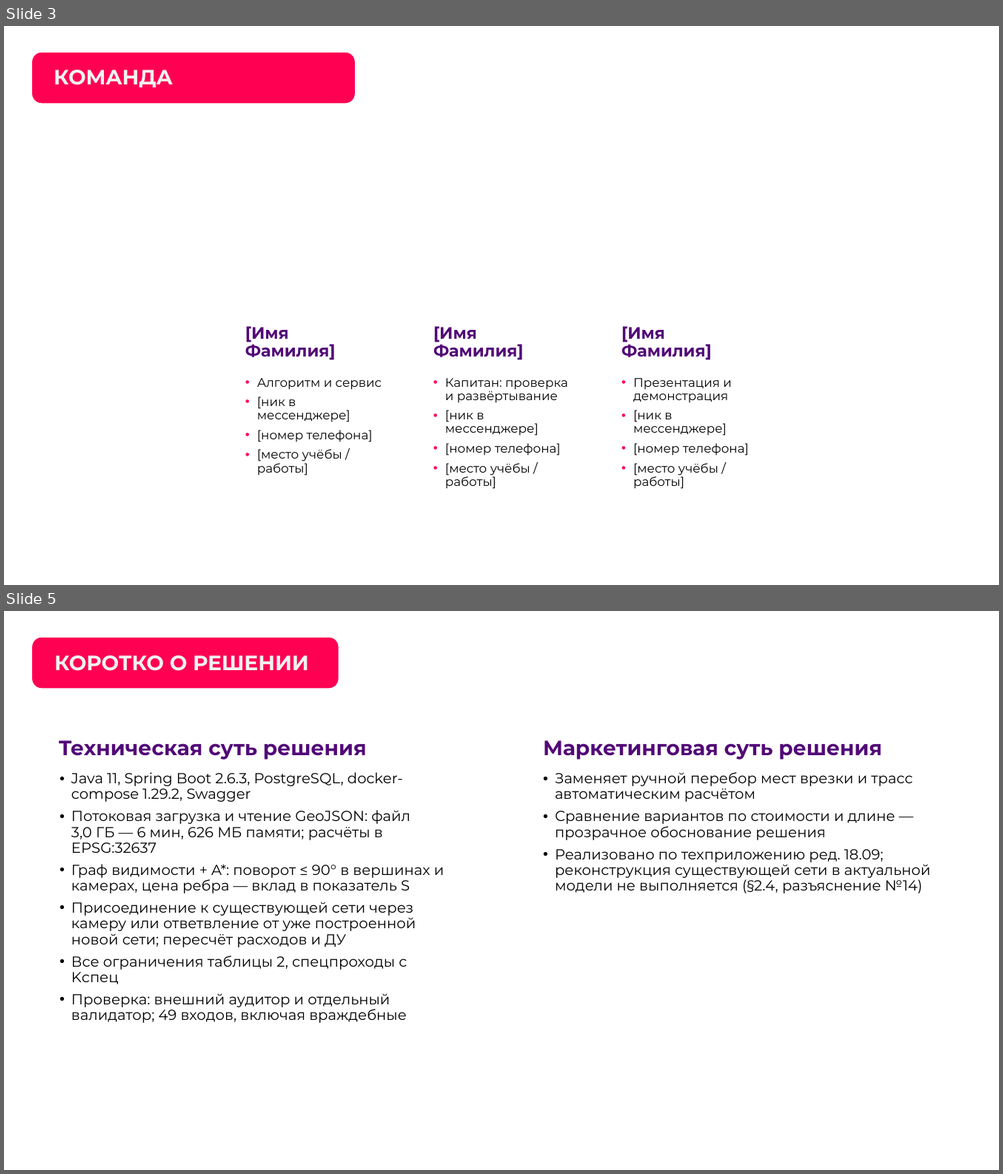
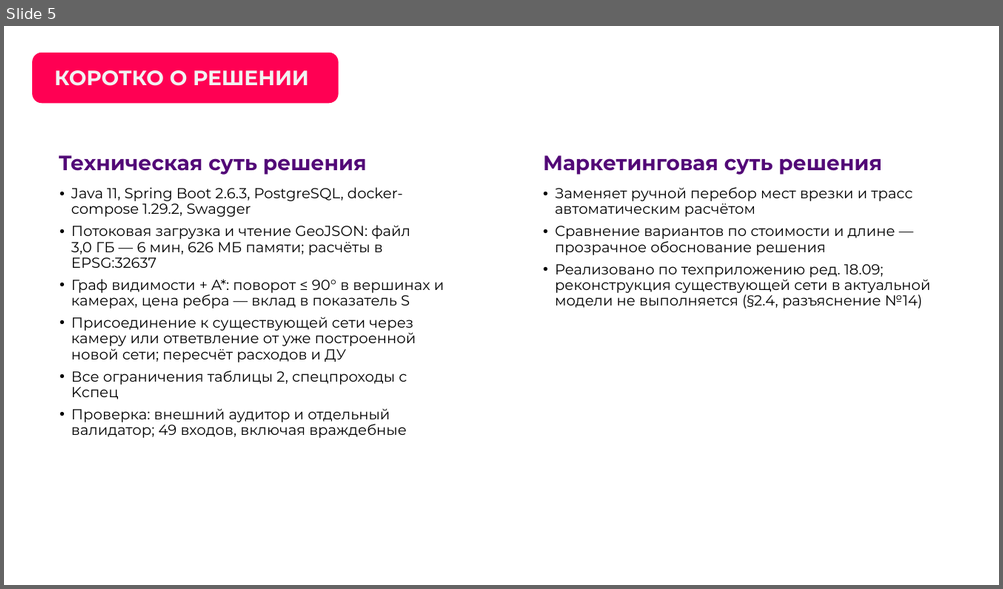
Before and after one commit to Wpresser/LCT-Elades-Heatnet, a slide deck: presentation/LCT_Task2_final_presentation.pptx. Shown one above the other, each under a label of ours: slides 3 and 5 before the commit, slide 5 after it; the slides between them are not shown. The pictures are 1003x1174 and 1003x589 pixels, drawn with LibreOffice and Linux fonts; fonts in the diff are those of the drawing; background and template pictures are left out. Boxes give left, top, right and bottom in pixels: in the first picture for what was removed or moved away, otherwise in the second. Text is boxed around its words. In the diff, an @@ line names an element or a change of style, - is before the commit and + after.

```diff
--- a/presentation/LCT_Task2_final_presentation.pptx
+++ b/presentation/LCT_Task2_final_presentation.pptx
@@ slide 3 removed at (4,26,999,585), background picture (left out) @@
@@ rounded rectangle removed at (32,52,355,103) @@
@@ title removed at (54,70,173,87) @@
-КОМАНДА
@@ rounded rectangle removed at (223,150,402,545) @@
@@ rounded rectangle removed at (600,150,780,545) @@
@@ text removed at (245,326,336,360) @@
-[Имя Фамилия]
@@ text removed at (433,326,523,360) @@
-[Имя Фамилия]
@@ text removed at (621,326,711,360) @@
-[Имя Фамилия]
@@ text removed at (257,378,381,476) @@
-• Алгоритм и сервис
-• [ник в мессенджере]
-• [номер телефона]
-• [место учёбы / работы]
@@ text removed at (445,378,568,489) @@
-• Капитан: проверка и развёртывание
-• [ник в мессенджере]
-• [номер телефона]
-• [место учёбы / работы]
@@ text removed at (633,378,748,489) @@
-• Презентация и демонстрация
-• [ник в мессенджере]
-• [номер телефона]
-• [место учёбы / работы]
@@ page number removed at (935,545,981,574) @@
-3
```
Also in this commit, not shown: 5 slides changed, 1 slide added, 4 other files.
